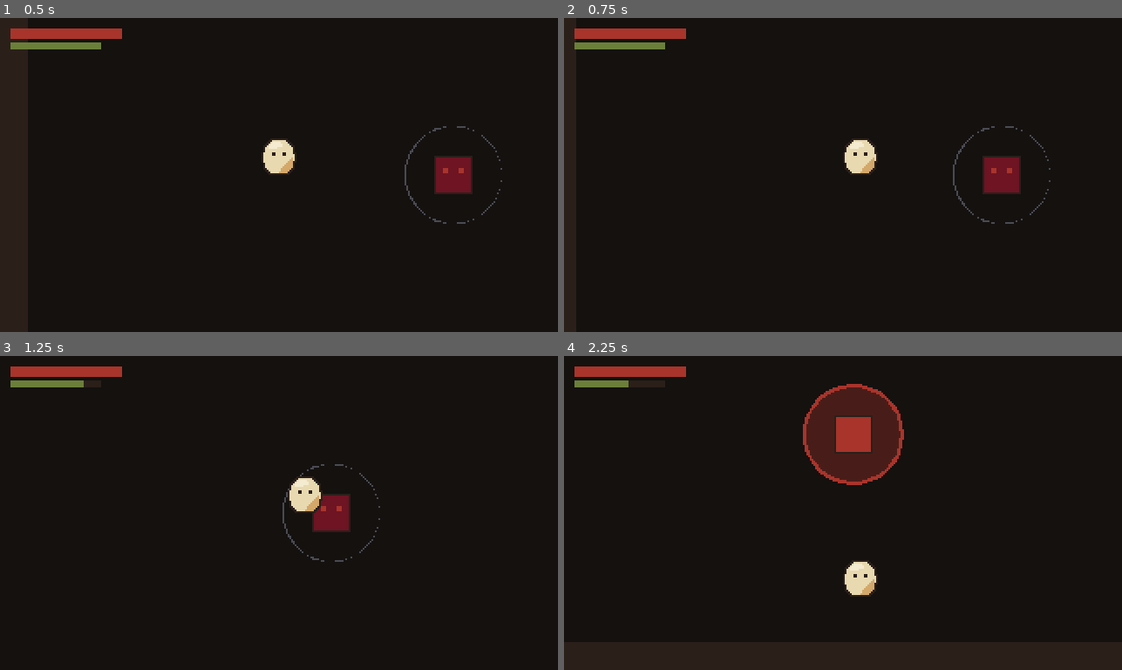
Above: before the commit, frames 1-4 (two rows, left to right).
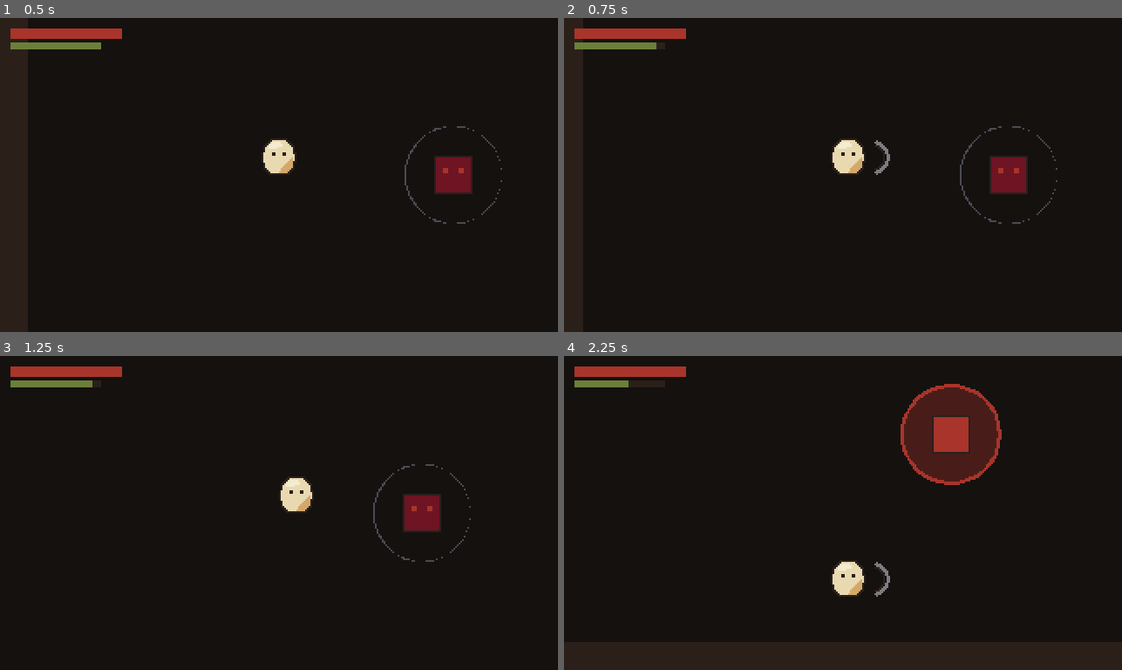
Above: after the commit, the same moments.

Repository: devkhongluong/eggworld
Game: Godot game, scene res://scenes/levels/test_arena.tscn
Same seed, same stepped clock (60 frames per second), same inputs: the game is played once before the commit and once after it.
Inputs:
- Up to frame 1 (0.5 s): no input
- Up to frame 2 (0.75 s): tap Enter at 0.5 s; hold D (move_right) from 0.53 s (still down); tap J (attack) at 0.6 s
- Up to frame 3 (1.25 s): keep holding D (move_right); tap Space (dodge) at 0.8 s
- Up to frame 4 (2.25 s): release D (move_right) at 1.28 s; hold S (move_down) 1.28-2.03 s; tap Space (dodge) at 1.35 s; tap J (attack) at 1.55, 2.1 s; hold D (move_right) from 2.03 s (still down)

Frame 1 is identical in both runs. In frame 2, 1.4% of the frame differs, in the area x 16-89%, y 7-66%; in frame 3, 2.1%; in frame 4, 9.4%, in the area x 42-79%, y 8-77%.

Commit message:
feat(combat): implement 3-hit melee combo with facing_direction targeting, hit_frames via AnimatedSprite2D, and GUARD score tracking

Diff:
--- /dev/null
+++ b/assets/sprites/player/animations.json
@@ -0,0 +1,22 @@
+{
+  "player_egg": {
+    "frame_size": [32, 32],
+    "anchor": [16, 31],
+    "animations": {
+      "idle_down": { "file": "player_egg_idle_down.png", "frames": 4, "fps": 8, "loop": true, "hit_frames": [] },
+      "idle_up": { "file": "player_egg_idle_up.png", "frames": 4, "fps": 8, "loop": true, "hit_frames": [] },
+      "idle_side": { "file": "player_egg_idle_side.png", "frames": 4, "fps": 8, "loop": true, "hit_frames": [] },
+      "run_down": { "file": "player_egg_run_down.png", "frames": 6, "fps": 12, "loop": true, "hit_frames": [] },
+      "run_up": { "file": "player_egg_run_up.png", "frames": 6, "fps": 12, "loop": true, "hit_frames": [] },
+      "run_side": { "file": "player_egg_run_side.png", "frames": 6, "fps": 12, "loop": true, "hit_frames": [] },
+      "roll_down": { "file": "player_egg_roll_down.png", "frames": 6, "fps": 12, "loop": false, "hit_frames": [] },
+      "roll_up": { "file": "player_egg_roll_up.png", "frames": 6, "fps": 12, "loop": false, "hit_frames": [] },
+      "roll_side": { "file": "player_egg_roll_side.png", "frames": 6, "fps": 12, "loop": false, "hit_frames": [] },
+      "attack_down": { "file": "player_egg_attack_down.png", "frames": 5, "fps": 12, "loop": false, "hit_frames": [2] },
+      "attack_up": { "file": "player_egg_attack_up.png", "frames": 5, "fps": 12, "loop": false, "hit_frames": [2] },
+      "attack_side": { "file": "player_egg_attack_side.png", "frames": 5, "fps": 12, "loop": false, "hit_frames": [2] },
+      "hurt_side": { "file": "player_egg_hurt_side.png", "frames": 2, "fps": 12, "loop": false, "hit_frames": [] },
+      "death_side": { "file": "player_egg_death_side.png", "frames": 6, "fps": 10, "loop": false, "hit_frames": [] }
+    }
+  }
+}
--- a/scenes/enemies/dummy_enemy.tscn
+++ b/scenes/enemies/dummy_enemy.tscn
@@ -26,3 +26,10 @@
 
 [node name="CollisionShape2D" type="CollisionShape2D" parent="AttackArea"]
 shape = SubResource("CircleShape2D_attack")
+
+[node name="Hurtbox" type="Area2D" parent="." groups=["enemy_hurtbox"]]
+collision_layer = 16
+collision_mask = 0
+
+[node name="CollisionShape2D" type="CollisionShape2D" parent="Hurtbox"]
+shape = SubResource("RectangleShape2D_body")
--- a/scenes/player/player.tscn
+++ b/scenes/player/player.tscn
@@ -8,6 +8,9 @@
 
 [sub_resource type="RectangleShape2D" id="RectangleShape2D_hurt"]
 size = Vector2(10, 14)
+
+[sub_resource type="RectangleShape2D" id="RectangleShape2D_attack"]
+size = Vector2(16, 16)
 
 [node name="Player" type="CharacterBody2D" groups=["player"]]
 collision_layer = 1
@@ -21,6 +24,8 @@
 [node name="EggVisual" type="Node2D" parent="."]
 script = ExtResource("2_visual")
 
+[node name="AnimatedSprite2D" type="AnimatedSprite2D" parent="."]
+
 [node name="Hurtbox" type="Area2D" parent="."]
 collision_layer = 2
 collision_mask = 0
@@ -28,3 +33,10 @@
 [node name="CollisionShape2D" type="CollisionShape2D" parent="Hurtbox"]
 position = Vector2(0, -10)
 shape = SubResource("RectangleShape2D_hurt")
+
+[node name="AttackHitbox" type="Area2D" parent="."]
+collision_layer = 0
+collision_mask = 16
+
+[node name="CollisionShape2D" type="CollisionShape2D" parent="AttackHitbox"]
+shape = SubResource("RectangleShape2D_attack")
--- a/scripts/combat/dummy_enemy.gd
+++ b/scripts/combat/dummy_enemy.gd
@@ -12,6 +12,8 @@
 @onready var visual_node: Node2D = $EnemyVisual
 @onready var attack_area: Area2D = $AttackArea
 
+var max_hp: int = 50
+var current_hp: int = 50
 var damage: int = 20
 var telegraph_duration: float = 0.3
 var attack_interval: float = 2.2
@@ -20,6 +22,7 @@
 var current_state: State = State.IDLE
 var state_timer: float = 0.0
 var flash_timer: float = 0.0
+var hurt_flash_timer: float = 0.0
 var is_flashing_red: bool = false
 
 # Đảm bảo mỗi lượt vung đòn chỉ tương tác với người chơi đúng 1 lần (Quy tắc điều chỉnh #3)
@@ -28,10 +31,12 @@
 
 func _ready() -> void:
 	load_stats()
+	current_hp = max_hp
 	state_timer = attack_interval - telegraph_duration
 	current_state = State.IDLE
 
 func load_stats() -> void:
+	max_hp = int(GameData.get_stat("dummy_enemy", "max_hp", 50))
 	damage = int(GameData.get_stat("dummy_enemy", "damage", 20))
 	telegraph_duration = float(GameData.get_stat("dummy_enemy", "telegraph_duration", 0.3))
 	attack_interval = float(GameData.get_stat("dummy_enemy", "attack_interval", 2.2))
@@ -39,6 +44,11 @@
 
 func _physics_process(delta: float) -> void:
 	state_timer -= delta
+
+	if hurt_flash_timer > 0.0:
+		hurt_flash_timer -= delta
+		if hurt_flash_timer <= 0.0:
+			modulate = Color.WHITE
 
 	match current_state:
 		State.IDLE:
@@ -109,3 +119,13 @@
 	state_timer = maxf(0.5, attack_interval - telegraph_duration - 0.3)
 	is_flashing_red = false
 	visual_node.queue_redraw()
+
+func receive_hit(amount: int, _attack_source: Node) -> Dictionary:
+	current_hp = maxi(0, current_hp - amount)
+	print("[ENEMY] Nhận %d sát thương từ Player! HP còn: %d/%d" % [amount, current_hp, max_hp])
+	modulate = Palette.KEM
+	hurt_flash_timer = 0.15
+	if current_hp <= 0:
+		print("[ENEMY] Kẻ thù bị tiêu diệt! Tự động hồi phục sau 1.5 giây.")
+		current_hp = max_hp
+	return {"hit": true, "damage": amount}
--- a/scripts/player/egg_visual.gd
+++ b/scripts/player/egg_visual.gd
@@ -8,6 +8,23 @@
 # - Vùng sáng Kem (KEM) ở trên-trái
 # - Vùng tối Cát (CAT) ở dưới-phải
 # - Hai mắt chấm Nâu Hầm (NAU_HAM) ở khoảng 40% tính từ đỉnh (y = -12)
+# - Hiệu ứng vệt chém cận chiến tạm thời theo hướng đánh
+
+var attack_slash_timer: float = 0.0
+var attack_slash_dir: Vector2 = Vector2.DOWN
+var attack_slash_step: int = 0
+
+func start_attack_visual(dir: Vector2, step: int) -> void:
+	attack_slash_dir = dir
+	attack_slash_step = step
+	attack_slash_timer = 0.18
+	queue_redraw()
+
+func _process(delta: float) -> void:
+	if attack_slash_timer > 0.0:
+		attack_slash_timer -= delta
+		if attack_slash_timer <= 0.0:
+			queue_redraw()
 
 func _draw() -> void:
 	# 1. Chân tạm (sát đất y = 0)
@@ -49,6 +66,17 @@
 	])
 	draw_colored_polygon(highlight_points, Palette.KEM)
 
-	# 6. Hai chấm mắt Nâu Hầm (1x2 px, cách nhau 5 px, ở khoảng 40% chiều cao thân)
+	# 6. Hai chấm mắt Nâu Hầm (1x2 px, cách nhau 5 px)
 	draw_rect(Rect2(-4, -13, 2, 2), Palette.NAU_HAM)
 	draw_rect(Rect2(2, -13, 2, 2), Palette.NAU_HAM)
+
+	# 7. Vệt chém combo đòn đánh tạm thời
+	if attack_slash_timer > 0.0:
+		var slash_center := Vector2(0, -10) + attack_slash_dir.normalized() * 14.0
+		var slash_color: Color = Palette.KEM if attack_slash_step == 2 else Palette.XAM_DA
+		var arc_radius: float = 12.0 if attack_slash_step == 2 else 9.0
+		var base_angle: float = attack_slash_dir.angle()
+		var start_ang: float = base_angle - PI * 0.45
+		var end_ang: float = base_angle + PI * 0.45
+		draw_arc(slash_center, arc_radius, start_ang, end_ang, 12, slash_color, 2.0)
+		draw_arc(slash_center, arc_radius - 2.0, start_ang, end_ang, 12, Palette.NAU_HAM, 1.0)
--- a/scripts/player/player.gd
+++ b/scripts/player/player.gd
@@ -1,22 +1,28 @@
 extends CharacterBody2D
 class_name Player
 
-# Player: Nhân vật Trứng (khởi đầu) trong game "Vỡ Vỏ"
-# Tuân thủ nghiêm ngặt GDD:
-# - Mọi chỉ số lấy từ GameData.stats (data/stats.json)
-# - Mọi màu lấy từ Palette (scripts/autoload/palette.gd)
-# - Input hoàn toàn qua Input Map (không đọc phím trực tiếp)
+# Player: Nhân vật Trứng trong game "Vỡ Vỏ"
+# Đầy đủ cơ chế:
+# - Di chuyển 8 hướng theo tốc độ từ stats.json
+# - Lăn né tiêu hao Stamina, i-frame 0.25s, chặn né khi thiếu thể lực
+# - Hệ thống tấn công cận chiến Combo 3 đòn theo facing_direction (Điểm 2, 3)
+# - AnimatedSprite2D nạp SpriteFrames từ animations.json, bật/tắt Hitbox qua frame_changed (Điểm 4)
+# - Kích thước Collision 10x6 sát chân, Hurtbox 10x14 giữa thân từ stats.json (Điểm 5)
 
 signal hp_changed(new_hp: int, max_hp: int)
 signal stamina_changed(new_stamina: float, max_stamina: float)
 signal player_died()
 signal player_respawned()
+signal combo_stepped(current_step: int)
 
 @onready var visual_node: Node2D = $EggVisual
 @onready var collision_shape: CollisionShape2D = $CollisionShape2D
 @onready var hurtbox: Area2D = $Hurtbox
-
-# Chỉ số lấy từ stats.json
+@onready var attack_hitbox: Area2D = $AttackHitbox
+@onready var attack_hitbox_shape: CollisionShape2D = $AttackHitbox/CollisionShape2D
+@onready var animated_sprite: AnimatedSprite2D = $AnimatedSprite2D
+
+# Chỉ số từ stats.json
 var max_hp: int = 100
 var current_hp: int = 100
 var max_stamina: float = 100.0
@@ -30,7 +36,13 @@
 var stamina_recovery_rate: float = 30.0
 var stamina_recovery_delay: float = 0.35
 
-# Trạng thái người chơi
+# Thông số combo cận chiến từ stats.json
+var attack_combo_damage: Array = [15, 18, 28]
+var attack_cooldowns: Array = [0.15, 0.15, 0.45]
+var combo_window: float = 0.55
+var attack_stamina_costs: Array = [10.0, 12.0, 18.0]
+
+# Trạng thái di chuyển & né
 var facing_direction: Vector2 = Vector2.DOWN
 var is_dodging: bool = false
 var is_invulnerable: bool = false
@@ -42,17 +54,41 @@
 var stamina_delay_timer: float = 0.0
 var dodge_direction: Vector2 = Vector2.ZERO
 
+# Trạng thái combo tấn công
+var is_attacking: bool = false
+var can_attack: bool = true
+var combo_step: int = 0 # 0, 1, 2 tương ứng 3 đòn
+var attack_cooldown_timer: float = 0.0
+var combo_window_timer: float = 0.0
+var already_hit_enemies: Array[Node] = []
+var accumulated_melee_damage: int = 0
+
+# Hoạt ảnh và hit_frames
+var animations_config: Dictionary = {}
+var current_hit_frames: Array = []
+var is_in_hit_frame: bool = false
+
 var spawn_position: Vector2 = Vector2.ZERO
 var respawn_timer: float = 0.0
 var flash_timer: float = 0.0
 
 func _ready() -> void:
 	load_stats_from_data()
+	setup_animations()
 	spawn_position = global_position
 	current_hp = max_hp
 	current_stamina = max_stamina
 	hp_changed.emit(current_hp, max_hp)
 	stamina_changed.emit(current_stamina, max_stamina)
+
+	if attack_hitbox != null:
+		attack_hitbox.monitoring = true
+		attack_hitbox.monitorable = false
+		attack_hitbox.area_entered.connect(_on_attack_hitbox_area_entered)
+
+	if animated_sprite != null:
+		animated_sprite.frame_changed.connect(_on_sprite_frame_changed)
+		animated_sprite.animation_finished.connect(_on_sprite_animation_finished)
 
 func load_stats_from_data() -> void:
 	max_hp = int(GameData.get_stat("player", "max_hp", 100))
@@ -65,7 +101,12 @@
 	stamina_recovery_rate = float(GameData.get_stat("player", "stamina_recovery_rate", 30.0))
 	stamina_recovery_delay = float(GameData.get_stat("player", "stamina_recovery_delay", 0.35))
 
-	# Nạp kích thước và vị trí Collision (10x6 sát chân) & Hurtbox (10x14 giữa thân) từ stats.json
+	attack_combo_damage = GameData.get_stat("player", "attack_combo_damage", [15, 18, 28])
+	attack_cooldowns = GameData.get_stat("player", "attack_cooldowns", [0.15, 0.15, 0.45])
+	combo_window = float(GameData.get_stat("player", "combo_window", 0.55))
+	attack_stamina_costs = GameData.get_stat("player", "attack_stamina_costs", [10.0, 12.0, 18.0])
+
+	# Nạp kích thước Collision & Hurtbox từ stats.json (Điểm 5)
 	var col_size: Array = GameData.get_stat("player", "collision_size", [10.0, 6.0])
 	var col_offset: Array = GameData.get_stat("player", "collision_offset", [0.0, -3.0])
 	var hurt_size: Array = GameData.get_stat("player", "hurtbox_size", [10.0, 14.0])
@@ -85,6 +126,45 @@
 			hurt_col.shape = hurt_rect
 			hurt_col.position = Vector2(hurt_offset[0], hurt_offset[1])
 
+func setup_animations() -> void:
+	var anim_path := "res://assets/sprites/player/animations.json"
+	if FileAccess.file_exists(anim_path):
+		var file := FileAccess.open(anim_path, FileAccess.READ)
+		if file != null:
+			var json := JSON.new()
+			if json.parse(file.get_as_text()) == OK and json.data is Dictionary:
+				if json.data.has("player_egg") and json.data["player_egg"].has("animations"):
+					animations_config = json.data["player_egg"]["animations"]
+
+	var sprite_frames := SpriteFrames.new()
+	for anim_name in animations_config:
+		var cfg: Dictionary = animations_config[anim_name]
+		var frame_count: int = int(cfg.get("frames", 4))
+		var fps: float = float(cfg.get("fps", 12))
+		var loop: bool = bool(cfg.get("loop", true))
+
+		sprite_frames.add_animation(anim_name)
+		sprite_frames.set_animation_speed(anim_name, fps)
+		sprite_frames.set_animation_loop(anim_name, loop)
+
+		var file_name: String = str(cfg.get("file", ""))
+		var full_img_path := "res://assets/sprites/player/" + file_name
+
+		if ResourceLoader.exists(full_img_path):
+			var texture: Texture2D = load(full_img_path)
+			for i in range(frame_count):
+				var atlas := AtlasTexture.new()
+				atlas.atlas = texture
+				atlas.region = Rect2(i * 32, 0, 32, 32)
+				sprite_frames.add_frame(anim_name, atlas)
+		else:
+			var img := Image.create(32, 32, false, Image.FORMAT_RGBA8)
+			var placeholder_tex := ImageTexture.create_from_image(img)
+			for i in range(frame_count):
+				sprite_frames.add_frame(anim_name, placeholder_tex)
+
+	animated_sprite.sprite_frames = sprite_frames
+
 func _physics_process(delta: float) -> void:
 	if is_dead:
 		process_death(delta)
@@ -94,12 +174,25 @@
 	process_input_and_movement(delta)
 	process_stamina(delta)
 	process_visual_effects(delta)
+
+	if is_attacking and is_in_hit_frame:
+		check_melee_overlaps()
 
 func process_cooldowns(delta: float) -> void:
 	if dodge_cooldown_timer > 0.0:
 		dodge_cooldown_timer -= delta
 		if dodge_cooldown_timer <= 0.0:
 			can_dodge = true
+
+	if attack_cooldown_timer > 0.0:
+		attack_cooldown_timer -= delta
+		if attack_cooldown_timer <= 0.0:
+			can_attack = true
+
+	if combo_window_timer > 0.0:
+		combo_window_timer -= delta
+		if combo_window_timer <= 0.0 and not is_attacking:
+			combo_step = 0
 
 	if stamina_delay_timer > 0.0:
 		stamina_delay_timer -= delta
@@ -113,7 +206,11 @@
 			end_dodge()
 		return
 
-	# Đọc hướng di chuyển 8 hướng qua Input Map
+	if is_attacking:
+		velocity = Vector2.ZERO
+		move_and_slide()
+		return
+
 	var input_vector: Vector2 = Input.get_vector("move_left", "move_right", "move_up", "move_down")
 	if input_vector != Vector2.ZERO:
 		facing_direction = input_vector.normalized()
@@ -122,22 +219,133 @@
 	else:
 		velocity = Vector2.ZERO
 
-	# Kiểm tra lệnh lăn né
+	if Input.is_action_just_pressed("attack"):
+		try_attack()
+
 	if Input.is_action_just_pressed("dodge"):
 		try_dodge(input_vector)
 
 	move_and_slide()
 
+func try_attack() -> void:
+	if is_attacking or is_dodging or not can_attack:
+		return
+
+	var cost: float = float(attack_stamina_costs[combo_step])
+	if current_stamina < cost:
+		print("[PLAYER] Không đủ Stamina để tấn công đòn %d! (Cần %.1f, có %.1f)" % [combo_step + 1, cost, current_stamina])
+		return
+
+	current_stamina -= cost
+	stamina_changed.emit(current_stamina, max_stamina)
+	stamina_delay_timer = stamina_recovery_delay
+
+	is_attacking = true
+	can_attack = false
+	already_hit_enemies.clear()
+	combo_stepped.emit(combo_step)
+
+	var dir_suffix := get_direction_suffix(facing_direction)
+	var anim_name := "attack_" + dir_suffix
+	var flip_left: bool = (facing_direction.x < 0 and abs(facing_direction.x) >= abs(facing_direction.y))
+
+	animated_sprite.flip_h = flip_left
+	update_attack_hitbox_transform(dir_suffix, flip_left)
+
+	if animations_config.has(anim_name):
+		current_hit_frames = animations_config[anim_name].get("hit_frames", [2])
+	else:
+		current_hit_frames = [2]
+
+	is_in_hit_frame = false
+	animated_sprite.play(anim_name)
+	print("[PLAYER] Tung đòn combo %d/3! Sát thương: %d, Hướng: %s, Tiêu hao: %.1f Stamina" % [
+		combo_step + 1, attack_combo_damage[combo_step], dir_suffix, cost
+	])
+
+	if visual_node != null and visual_node.has_method("start_attack_visual"):
+		visual_node.start_attack_visual(facing_direction, combo_step)
+
+func _on_sprite_frame_changed() -> void:
+	if not is_attacking:
+		return
+
+	var cur_frame: int = animated_sprite.frame
+	if cur_frame in current_hit_frames:
+		is_in_hit_frame = true
+		check_melee_overlaps()
+	else:
+		is_in_hit_frame = false
+
+func _on_sprite_animation_finished() -> void:
+	if is_attacking:
+		end_attack()
+
+func end_attack() -> void:
+	is_attacking = false
+	is_in_hit_frame = false
+
+	attack_cooldown_timer = float(attack_cooldowns[combo_step])
+
+	if combo_step < 2:
+		combo_step += 1
+		combo_window_timer = combo_window
+	else:
+		combo_step = 0
+		combo_window_timer = 0.0
+
+func update_attack_hitbox_transform(dir_suffix: String, flip_left: bool) -> void:
+	match dir_suffix:
+		"down":
+			attack_hitbox.position = Vector2(0, 6)
+		"up":
+			attack_hitbox.position = Vector2(0, -24)
+		"side":
+			if flip_left:
+				attack_hitbox.position = Vector2(-16, -10)
+			else:
+				attack_hitbox.position = Vector2(16, -10)
+
+func check_melee_overlaps() -> void:
+	var areas := attack_hitbox.get_overlapping_areas()
+	for area in areas:
+		_process_hit_target(area)
+
+func _on_attack_hitbox_area_entered(area: Area2D) -> void:
+	if is_in_hit_frame:
+		_process_hit_target(area)
+
+func _process_hit_target(area: Area2D) -> void:
+	var target: Node = area.get_parent()
+	if target != null and target != self and not target in already_hit_enemies:
+		if target.has_method("receive_hit"):
+			already_hit_enemies.append(target)
+			var dmg: int = int(attack_combo_damage[combo_step])
+			target.receive_hit(dmg, self)
+			print("[COMBAT] Đòn %d đánh trúng kẻ thù! Gây %d sát thương." % [combo_step + 1, dmg])
+
+			accumulated_melee_damage += dmg
+			if accumulated_melee_damage >= 10:
+				var guard_pts := accumulated_melee_damage / 10
+				accumulated_melee_damage = accumulated_melee_damage % 10
+				BehaviorTracker.add_points(BehaviorTracker.ACTION_GUARD, guard_pts)
+
+func get_direction_suffix(dir: Vector2) -> String:
+	if abs(dir.x) >= abs(dir.y):
+		return "side"
+	elif dir.y > 0:
+		return "down"
+	else:
+		return "up"
+
 func try_dodge(input_vector: Vector2) -> void:
-	if not can_dodge or is_dodging:
-		return
-
-	# Quy tắc điều chỉnh #4: Không đủ Stamina thì không được lăn
+	if not can_dodge or is_dodging or is_attacking:
+		return
+
 	if current_stamina < dodge_stamina_cost:
 		print("[PLAYER] Không đủ Stamina để lăn né! (Cần %.1f, có %.1f)" % [dodge_stamina_cost, current_stamina])
 		return
 
-	# Bắt đầu lăn né
 	current_stamina -= dodge_stamina_cost
 	stamina_changed.emit(current_stamina, max_stamina)
 	stamina_delay_timer = stamina_recovery_delay
@@ -160,8 +368,7 @@
 	dodge_cooldown_timer = dodge_cooldown
 
 func process_stamina(delta: float) -> void:
-	# Stamina chỉ hồi dần khi đứng yên và không trong thời gian delay
-	if not is_dodging and velocity == Vector2.ZERO and stamina_delay_timer <= 0.0:
+	if not is_dodging and not is_attacking and velocity == Vector2.ZERO and stamina_delay_timer <= 0.0:
 		if current_stamina < max_stamina:
 			current_stamina = minf(max_stamina, current_stamina + stamina_recovery_rate * delta)
 			stamina_changed.emit(current_stamina, max_stamina)
@@ -172,22 +379,19 @@
 		if flash_timer <= 0.0:
 			modulate = Color.WHITE
 
-func receive_hit(damage: int, attack_source: Node) -> Dictionary:
+func receive_hit(damage: int, _attack_source: Node) -> Dictionary:
 	if is_dead:
 		return {"hit": false, "dodged": false}
 
-	# Nếu đang trong thời gian bất tử khi lăn né -> né thành công
 	if is_invulnerable:
 		print("[COMBAT] Né thành công đòn đánh! +2 điểm DODGE")
 		BehaviorTracker.add_points(BehaviorTracker.ACTION_DODGE, 2)
 		return {"hit": false, "dodged": true}
 
-	# Nhận sát thương
 	current_hp = maxi(0, current_hp - damage)
 	hp_changed.emit(current_hp, max_hp)
 	print("[COMBAT] Player nhận %d sát thương! HP còn: %d/%d" % [damage, current_hp, max_hp])
 
-	# Nhấp nháy báo bị thương
 	modulate = Palette.DO_GACH
 	flash_timer = 0.15
 
@@ -201,6 +405,8 @@
 	velocity = Vector2.ZERO
 	is_dodging = false
 	is_invulnerable = false
+	is_attacking = false
+	combo_step = 0
 	respawn_timer = 1.5
 	modulate = Palette.XAM_SAT
 	print("[PLAYER] VỎ ĐÃ VỠ... Bắt đầu chuẩn bị hồi sinh.")
@@ -218,8 +424,12 @@
 	is_dead = false
 	is_dodging = false
 	is_invulnerable = false
+	is_attacking = false
 	can_dodge = true
+	can_attack = true
+	combo_step = 0
 	dodge_cooldown_timer = 0.0
+	attack_cooldown_timer = 0.0
 	modulate = Color.WHITE
 	hp_changed.emit(current_hp, max_hp)
 	stamina_changed.emit(current_stamina, max_stamina)
Not shown: 1 places in scenes/enemies/dummy_enemy.tscn that only renumber resources
Not shown: 1 places in scenes/player/player.tscn that only renumber resources
